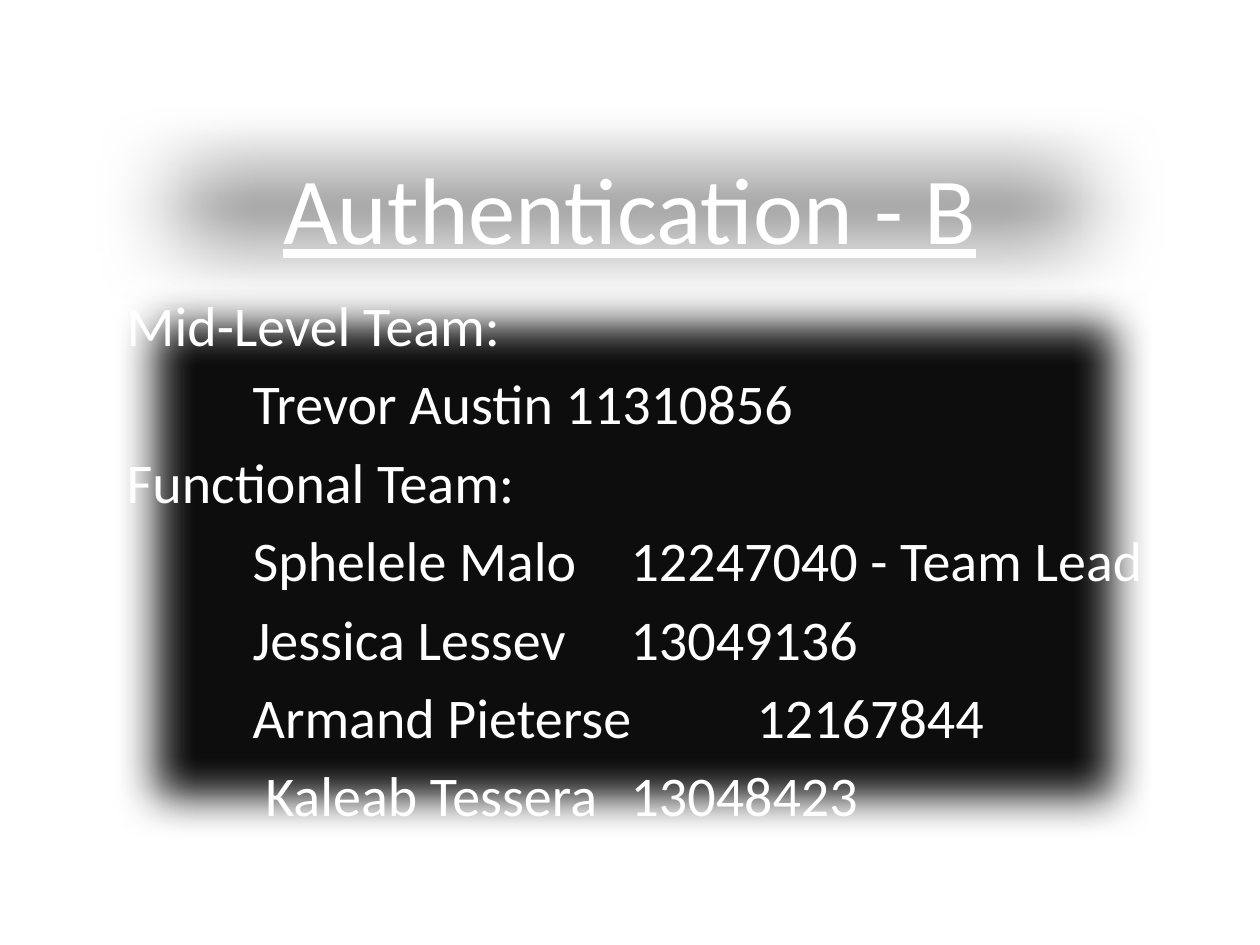
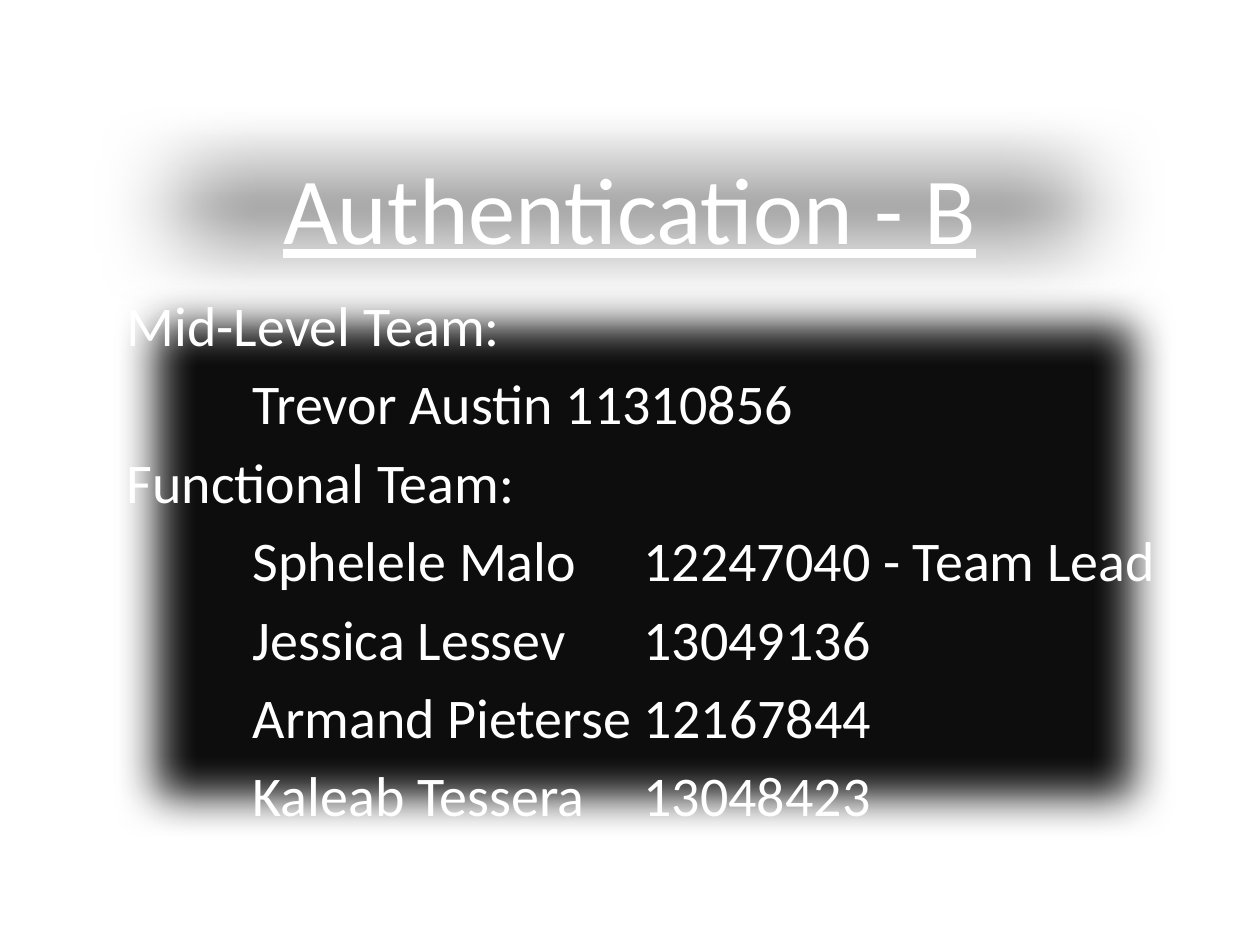
Before and after one commit to BuzzSpaceB/Authorization, a slide deck: slide 1 of Authentication - B.pptx. Drawn at 1260x945 pixels with LibreOffice and Linux fonts; fonts in the diff are those of the drawing; background and template pictures are left out. Boxes give left, top, right and bottom in pixels: in the first picture for what was removed or moved away, otherwise in the second. Text is boxed around its words. In the diff, an @@ line names an element or a change of style, - is before the commit and + after.

```diff
--- a/Authentication - B.pptx
+++ b/Authentication - B.pptx
@@ subtitle "Mid-Level Team:" rewrapped from bbox=[127, 299, 1143, 830] to bbox=[127, 299, 1155, 830] @@
```
Also in this commit, not shown: 1 other file.
